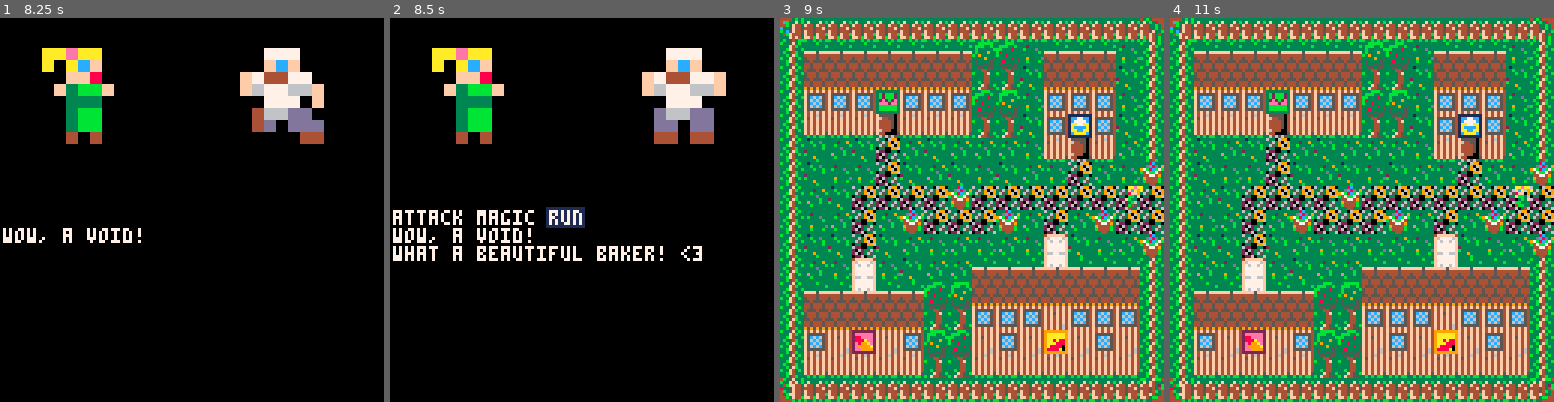
Above: before the commit, frames 1-4 (left to right).
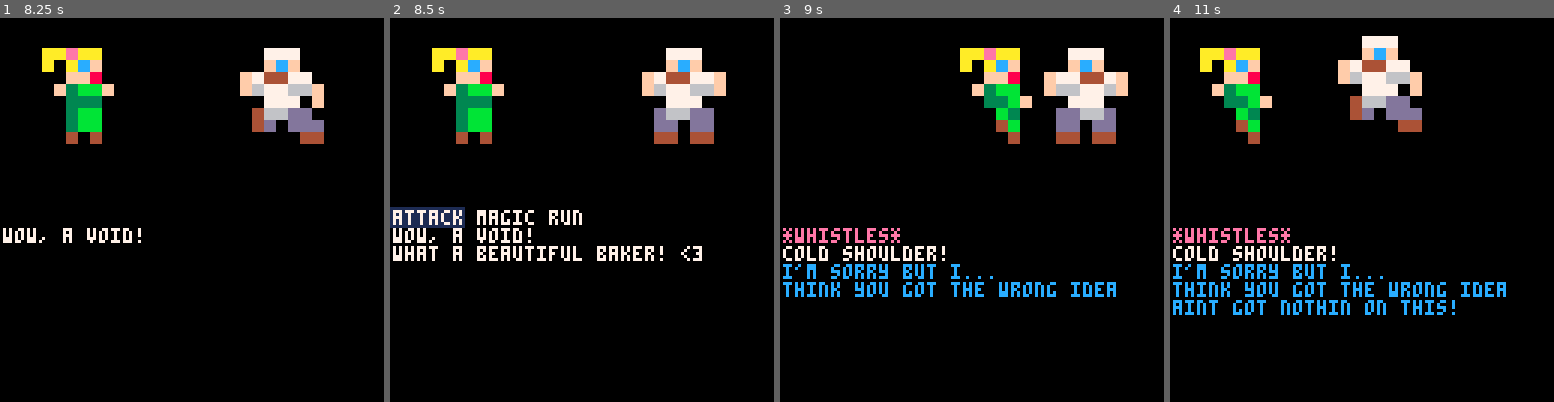
Above: after the commit, the same moments.

Repository: jcwilk/material_girl
Game: PICO-8 cartridge material_girl.p8
The game is run twice, just before and just after one commit, with the same random seed, the same clock (stepped at 60 frames per second) and the same inputs.
Inputs:
- Up to frame 1 (8.25 s): tap O (Z key) at 0.7, 1.7, 2.1, 2.5, 2.9, 3.3, 3.7, 4.1, 4.5, 4.9, 5.3, 5.7, 6.1, 6.5, 6.9, 7.3, 7.7, 8.1 s; hold Right 1.6-2.1 s; hold Up 2.15-2.42 s; hold Right 2.47-3.03 s; hold Left 3.08-3.58 s; hold Down 3.63-3.97 s; hold Right 4.02-4.68 s; hold Up 4.73-5.03 s; hold Left 5.08-5.68 s; hold Down 5.73-6.03 s; hold Right 6.08-6.58 s; hold Right 6.63-7.13 s; hold Up 7.18-7.45 s; hold Right 7.5-8.07 s; hold Left from 8.12 s (still down)
- Up to frame 2 (8.5 s): keep holding Left
- Up to frame 3 (9 s): tap O (Z key) at 8.5, 8.9 s; release Left at 8.62 s; hold Down from 8.67 s (still down)
- Up to frame 4 (11 s): release Down at 9 s; hold Right 9.05-9.72 s; tap O (Z key) every 0.4 s from 9.3 to 10.9 s; hold Up 9.77-10.07 s; hold Left 10.12-10.72 s; hold Down from 10.77 s (still down)

Frame 1 is identical in both runs. In frame 2, 1.1% of the frame differs, in the area x 0-51%, y 49-55%; in frame 3, 97%; in frame 4, 98%, in the area x 0-100%, y 0-100%.

Commit message:
partial progress towards store revamp

Diff:
--- a/material_girl.p8
+++ b/material_girl.p8
@@ -10,6 +10,7 @@
 
 function _init()
  fighting = make_fight()
+ store = make_store()
  --fighting.start() --uncomment to start in a fight
 
  --music(o,0,15)
@@ -91,7 +92,7 @@
  if btn(3) then y=y+spd end
  if entered_door(px,y) then
   moved=false
-  buying=true
+  store.start()
   return true
  elseif py != y and not sprite_collided(px,y) then
   moved=true
@@ -116,24 +117,123 @@
  return true
 end
 
-----
--- Shop update logic
---
--- placeholder for now
-----
-
-function update_buying()
- if not buying then
-  return false
- end
-
- if btn(4) then
-  buying=false
-  py=exit_door_y(px,py)
- end
-
- return true
-end
+function make_menu(item_length)
+ local obj
+ local move_pressed=true
+ local select_pressed=false
+
+ local function check_buttons()
+  if move_pressed then
+   if not btn(0) and not btn(1) and not btn(2) and not btn(3) then
+    move_pressed=false
+   end
+  else
+   if (btn(0) or btn(2)) and not (btn(1) or btn(3)) then
+    obj.selection_index-=1
+    move_pressed=true
+   end
+   if (btn(1) or btn(3)) and not (btn(0) or btn(2)) then
+    obj.selection_index+=1
+    move_pressed=true
+   end
+  end
+  if obj.selection_index<0 then obj.selection_index=item_length-1 end
+  if obj.selection_index>=item_length then obj.selection_index=0 end
+
+  if select_pressed then
+   obj.selected = false
+   if not btn(4) then
+    select_pressed = false
+   end
+  elseif btn(4) then
+    select_pressed = true
+    obj.selected = true
+  end
+ end
+
+ obj = {
+  check_buttons = check_buttons,
+  selection_index = 0,
+  selected = false
+ }
+
+ return obj
+end
+
+function make_store()
+ local obj
+ local menu
+ local started
+
+ local function update_store()
+  if not started then
+   return false
+  end
+
+  menu.check_buttons()
+
+  if menu.selected then
+   ring = menu.selection_index
+   py=exit_door_y(px,py)
+   store=make_store()
+   return false
+  end
+
+  return true
+ end
+
+ local function draw_store()
+  if started then
+   local colors={6,6,6,6}
+   colors[menu.selection_index+1]=8
+   rectfill(18,18,109,109,0)
+   rectfill(16,19,111,108,7)
+   rectfill(10,26,117,101,0)
+   rectfill(13,29,46,62,colors[1])
+   rectfill(47,32,79,44,colors[1])
+
+   rectfill(81,29,114,62,colors[2])
+   rectfill(48,49,80,61,colors[2])
+
+   rectfill(13,65,46,98,colors[3])
+   rectfill(47,66,79,78,colors[3])
+
+   rectfill(81,65,114,98,colors[4])
+   rectfill(48,83,80,95,colors[4])
+   zspr(40,1,1,14,30,4,false)
+   zspr(40,1,1,82,30,4,false)
+   zspr(40,1,1,14,66,4,false)
+   zspr(40,1,1,82,66,4,false)
+   cursor(53,36)
+   color(7)
+   print("hello")
+   cursor(53,53)
+   color(7)
+   print("hello")
+   cursor(53,70)
+   color(7)
+   print("hello")
+   cursor(53,87)
+   color(7)
+   print("hello")
+   return true
+  else
+   return false
+  end
+ end
+
+ obj = {
+  update = update_store,
+  draw = draw_store,
+  start = function()
+   menu = make_menu(4)
+   started = true
+  end
+ }
+
+ return obj
+end
+
 
 ----
 -- Fight factory - call this to generate a new fight
@@ -145,7 +245,7 @@
 -- when the fight is finished it will deactivate itself
 -- when you want a new fight, discard the old object and create a new one
 function make_fight()
- local hlin, hlpr --selection highlighter state
+ local menu --to track battle menu selection
  local obj, fanim, first_draw, hide_enemy, kiss --misc fight state
  local fpx, fpy, ofpx, ofpy, fflp, fspr --player state
  local epx, epy, oepx, ehp, edef, eflp, espr --enemy state
@@ -443,26 +543,14 @@
    return true
   end
 
-  if btn(0) and not hlpr then
-   hlin-=1
-   hlpr=true
-  end
-  if btn(1) and not hlpr then
-   hlin+=1
-   hlpr=true
-  end
-  if not btn(0) and not btn(1) then
-   hlpr=false
-  end
-  if hlin<0 then hlin=2 end
-  if hlin>2 then hlin=0 end
-
-  if btn(4) then
-   if hlin==0 then
+  menu.check_buttons()
+
+  if menu.selected then
+   if menu.selection_index==0 then
     fattack()
-   elseif hlin==1 then
+   elseif menu.selection_index==1 then
     fmagic()
-   elseif hlin==2 then
+   elseif menu.selection_index==2 then
     frun()
    end
   end
@@ -476,11 +564,11 @@
  local function draw_fui()
   if not fanim then
    color(1)
-   if hlin == 0 then
+   if menu.selection_index == 0 then
     rectfill(0,63,24,69)
-   elseif hlin == 1 then
+   elseif menu.selection_index == 1 then
     rectfill(28,63,48,69)
-   elseif hlin == 2 then
+   elseif menu.selection_index == 2 then
     rectfill(52,63,64,69)
    end
    cursor(1,64)
@@ -550,8 +638,6 @@
   update = update_fight,
   draw = draw_fight,
   start = function()
-   hlin=0
-   hlpr=false
    first_draw=true
 
    oepx=80
@@ -568,6 +654,8 @@
    for i=1,6 do
     add(hearts,{})
    end
+
+   menu = make_menu(3)
 
    obj.active = true
    fintro()
@@ -579,7 +667,7 @@
 end
 
 function _update()
- return fighting.update() or update_buying() or update_walkabout()
+ return fighting.update() or store.update() or update_walkabout()
 end
 
 -----
@@ -607,12 +695,7 @@
 end
 
 function _draw()
- if fighting.draw() then
-  return
- end
-
- if buying then
-  rectfill(10,10,117,117,0)
+ if fighting.draw() or store.draw() then
   return
  end
 
